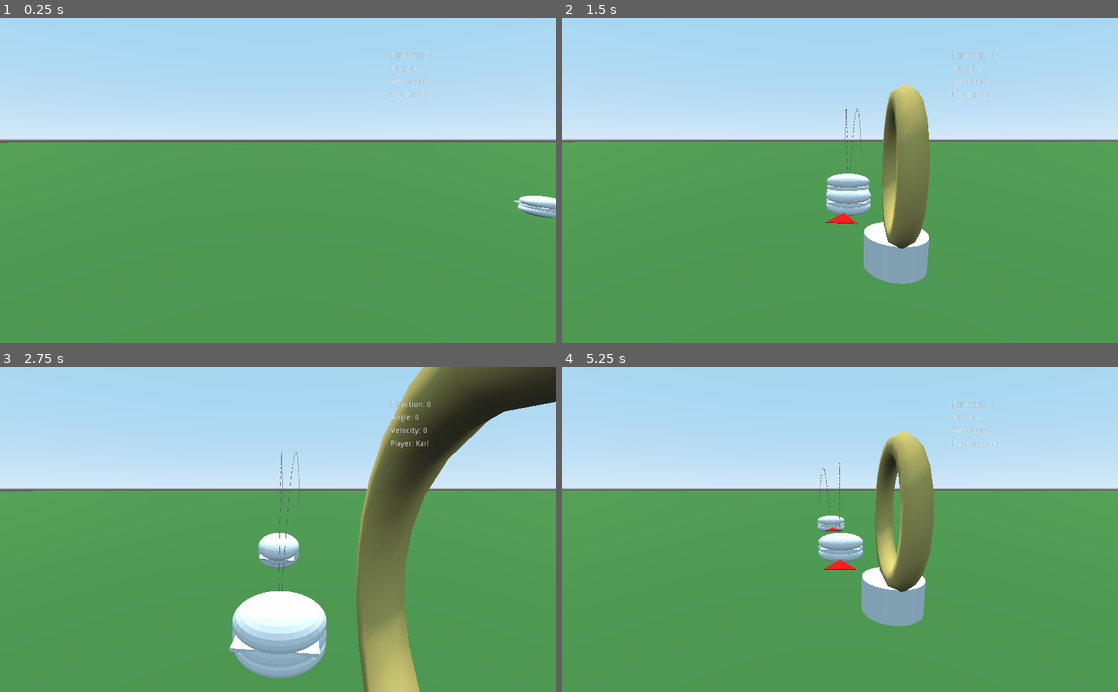
Above: before the commit, frames 1-4 (two rows, left to right).
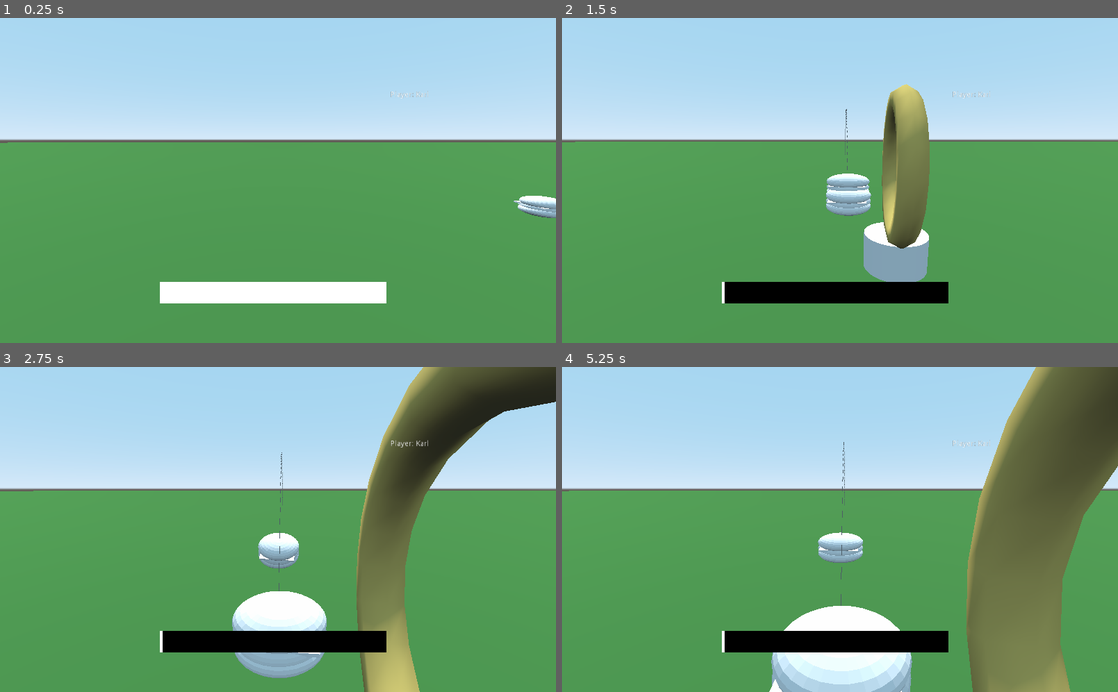
Above: after the commit, the same moments.

Repository: rowanburnett/burger-golf
Game: Godot game, scene res://Main.tscn
Two runs of this game, one before a commit and one after it. Both use one fixed random seed, a clock stepped at 60 frames per second and the inputs below.
Inputs:
- Up to frame 1 (0.25 s): no input
- Up to frame 2 (1.5 s): hold Right (RIGHT) 0.53-1.28 s; tap Space (hit_ball) at 0.6, 1.35 s; hold Down (DOWN) from 1.28 s (still down)
- Up to frame 3 (2.75 s): release Down (DOWN) at 2.03 s; hold Right (RIGHT) from 2.03 s (still down); tap Space (hit_ball) at 2.1 s
- Up to frame 4 (5.25 s): release Right (RIGHT) at 2.78 s; hold Up (UP) 2.78-3.53 s; tap Space (hit_ball) every 0.75 s from 2.85 to 5.1 s; hold Left (LEFT) 3.53-5.03 s; hold Down (DOWN) from 5.03 s (still down)

The runs differ from the first frame. In frame 1, 2.8% of the frame differs, in the area x 28-78%, y 10-88%; in frame 2, 2.9%; in frame 3, 2.9%; in frame 4, 31%, in the area x 0-100%, y 0-100%.

Commit message:
Hide arrow and trajectory if not the active player

Diff:
--- a/Burger Golf/Control.gd
+++ /dev/null
@@ -1,5 +0,0 @@
-extends Control
-
-func _on_States_aim_changed(x_angle, y_angle, direction, velocity):
-	get_node("DirectionLabel").text = "Direction: %s" % direction
-	get_node("AngleLabel").text = "Angle: %s" % x_angle
--- a/Burger Golf/Global.gd
+++ b/Burger Golf/Global.gd
@@ -2,8 +2,10 @@
 
 class Player:
 	var name: String
+	var active: bool
 
 	func _init(name:String):
 		self.name = name
+		self.active = false
 
 var players = [Player.new('Karl'), Player.new('Shrek'), Player.new('Boiled egg (jegg)'), Player.new('Donkey??')]
--- a/Burger Golf/Main.tscn
+++ b/Burger Golf/Main.tscn
@@ -1,6 +1,5 @@
-[gd_scene load_steps=11 format=2]
+[gd_scene load_steps=10 format=2]
 
-[ext_resource path="res://Control.gd" type="Script" id=1]
 [ext_resource path="res://OnionRing.tscn" type="PackedScene" id=5]
 [ext_resource path="res://Ground.gd" type="Script" id=6]
 [ext_resource path="res://StateManager.gd" type="Script" id=7]
@@ -27,28 +26,6 @@
 [node name="Control" type="Control" parent="."]
 margin_right = 40.0
 margin_bottom = 40.0
-script = ExtResource( 1 )
-
-[node name="DirectionLabel" type="Label" parent="Control"]
-margin_left = 719.0
-margin_top = 63.0
-margin_right = 794.0
-margin_bottom = 77.0
-text = "Direction: 0"
-
-[node name="AngleLabel" type="Label" parent="Control"]
-margin_left = 720.0
-margin_top = 87.0
-margin_right = 772.0
-margin_bottom = 101.0
-text = "Angle: 0"
-
-[node name="VelocityLabel" type="Label" parent="Control"]
-margin_left = 720.0
-margin_top = 111.0
-margin_right = 787.0
-margin_bottom = 125.0
-text = "Velocity: 0"
 
 [node name="PlayerLabel" type="Label" parent="Control"]
 margin_left = 719.0
--- a/Burger Golf/StateManager.gd
+++ b/Burger Golf/StateManager.gd
@@ -35,11 +35,11 @@
 		player_node.add_child(instance)
 
 	for node in player_node.get_children():
-		self.connect("state_changed", node.get_node("RigidBody"), "_on_StateManager_state_changed")
+		self.connect("state_changed", node, "_on_StateManager_state_changed")
 	emit_signal("loaded", active_player)
 
 func state_changed(new_state):
-	emit_signal("state_changed", new_state)
+	emit_signal("state_changed", new_state, active_player)
 	var old_state = state
 	state = new_state
 	var is_aiming = new_state == State.AIMING
--- a/Burger Golf/States.gd
+++ b/Burger Golf/States.gd
@@ -17,6 +17,8 @@
 var player = NodePath()
 var arrow = NodePath()
 var loaded = false
+var static_frames = 0
+var is_aiming = true
 
 onready var stateManager: StateManager = get_node("../../StateManager")
 onready var player_node = get_node("../../Players")
@@ -85,8 +87,6 @@
 				power_direction = PowerDirection.INCREASING
 		power_bar.tell_power(power)
 
-var static_frames = 0
-
 func watching(delta):
 	# TODO idk if this method is robust to stuff like conveyer belts.
 	#   Also we should probably check it stays static a few frames I guess
@@ -95,7 +95,7 @@
 	var is_moving = player.get_node("RigidBody").linear_velocity.length() > stationaryTolerance
 	if not is_moving:
 		static_frames += 1
-		if static_frames >= 20:
+		if static_frames >= 60:
 			stateManager.state = StateManager.State.AIMING
 			static_frames = 0
 
@@ -110,9 +110,9 @@
 func _on_StateManager_next_turn(active_player):
 	get_active_player(active_player)
 
-func _on_StateManager_state_changed(new_state):
+func _on_StateManager_state_changed(new_state, active_player):
 	if loaded:
-		var is_aiming = new_state == StateManager.State.AIMING
+		is_aiming = new_state == StateManager.State.AIMING
 		arrow.visible = is_aiming
 
 func get_active_player(active_player):
@@ -120,3 +120,12 @@
 	arrow = player.get_node("Arrow")
 	player.get_node("CameraRig/Camera").current = true
 	player_label.text = "Player: %s" % player.get_name()
+	for node in player_node.get_children():
+		if node == player:
+			stateManager.players[active_player].active = true
+			node.get_node("Arrow").visible = is_aiming
+			node.get_node("Line").visible = true
+		else:
+			stateManager.players[active_player].active = false
+			node.get_node("Arrow").visible = false
+			node.get_node("Line").visible = false
